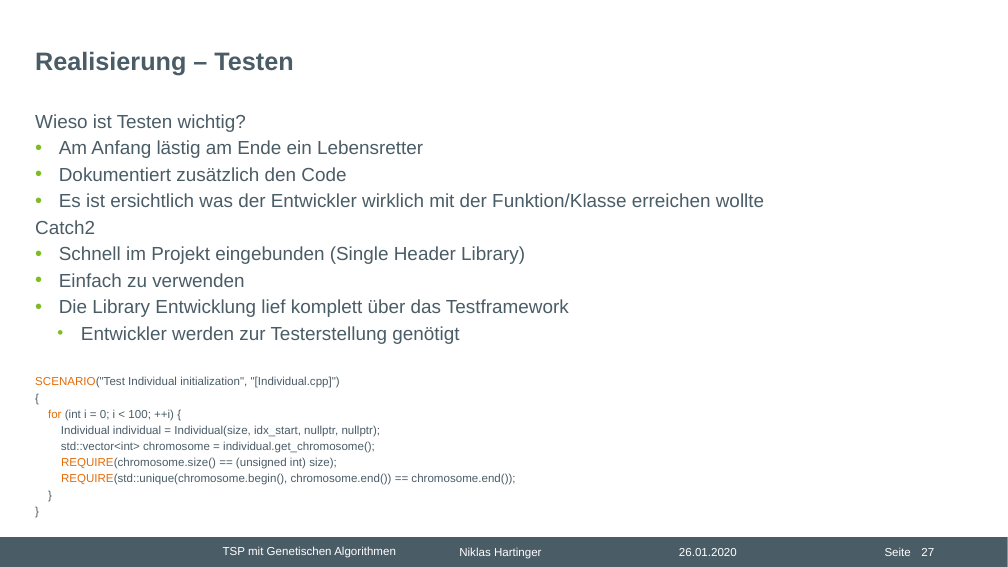
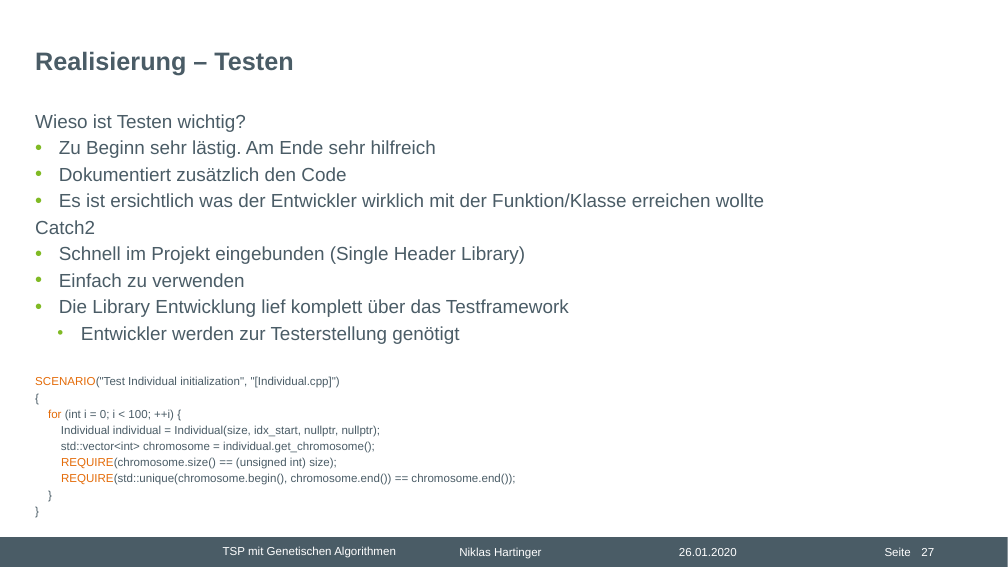
Before and after one commit to nhrt/Genetic-Algorithms, a slide deck: slide 27 of Projektvortrag/Präsentation Projektvortrag.pptx. Drawn at 1008x567 pixels with LibreOffice and Linux fonts; fonts in the diff are those of the drawing; background and template pictures are left out. Boxes give left, top, right and bottom in pixels: in the first picture for what was removed or moved away, otherwise in the second. Text is boxed around its words. In the diff, an @@ line names an element or a change of style, - is before the commit and + after.

```diff
--- a/Projektvortrag/Präsentation Projektvortrag.pptx
+++ b/Projektvortrag/Präsentation Projektvortrag.pptx
@@ text at box(59, 140, 436, 158): text changed @@
-• Am Anfang lästig am Ende ein Lebensretter
+• Zu Beginn sehr lästig. Am Ende sehr hilfreich
```
Also in this commit, not shown: 2 other slides changed.
